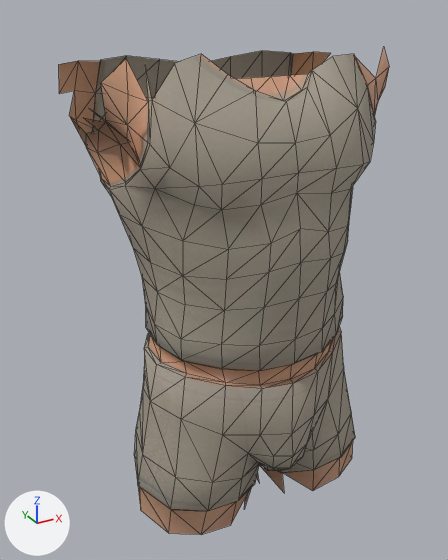
Renders of the glTF model assets/character/character_torso_naked.glb from each side of a commit.
The view is the same before and after, from a 50 mm lens placed at (-0.46, -0.776, 0.426), pointed at (-0.023, 0.018, 0.029). Every picture has the same lights, and +X, +Y and +Z are marked at lower left. The older version comes first. Mesh edges are drawn as thin lines. Vertices at exactly the same position are counted once.

The first picture shows 'tripo_node_bc81f8f9-a104-44a7-afac-f094b41faff7'.
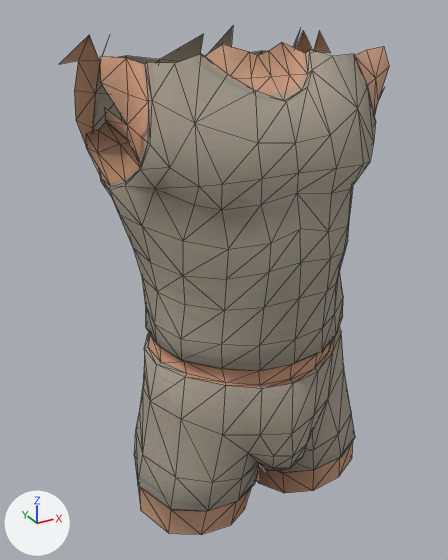
What differs and where, as boxes [x1, y1, x2, y2] in the pictures (448 x 560 px):
'tripo_node_bc81f8f9-a104-44a7-afac-f094b41faff7', reshaped: before [59, 46, 389, 535]; after [59, 26, 389, 535]
part 1 of me_meshes_0, added: after [232, 466, 312, 523]
part 2 of me_meshes_0, built on: before [59, 52, 389, 146]; after [59, 29, 383, 100]
part 3 of me_meshes_0, added (brown): after [161, 26, 233, 62]

The edits, one by one:
me_meshes_0 is used by ob_tripo_node_bc81f8f9_a104_44a7_afac_f094b41faff7; location (0.0, 0.0, 0.0).
Verts and faces of me_meshes_0; kept vertices keep their numbers, new ones are numbered from 433.
Before the commit, vertices of me_meshes_0: 0 (-0.018, 0.013, -0.357), 1 (-0.046, 0.064, -0.352), 2 (-0.035, 0.07, -0.29), 3 (-0.01, 0.018, -0.298), 17 (-0.082, -0.112, -0.343) at pixel (230, 525).
Before the commit, vertices of me_meshes_0: 18 (-0.029, -0.092, -0.297) at pixel (252, 484), 19 (-0.041, -0.085, -0.352) at pixel (244, 509), 20 (-0.008, -0.041, -0.301), 21 (-0.018, -0.04, -0.356), 218 (0.035, 0.07, -0.29).
Before the commit, vertices of me_meshes_0: 219 (0.01, 0.018, -0.298), 242 (0.029, -0.092, -0.297) at pixel (282, 472), 257 (0.008, -0.041, -0.301), 375 (0.082, -0.112, -0.343) at pixel (312, 490), 377 (0.041, -0.085, -0.352) at pixel (284, 493).
Before the commit, vertices of me_meshes_0: 378 (0.018, -0.04, -0.356) at pixel (259, 483), 384 (0.046, 0.064, -0.352), 385 (0.018, 0.013, -0.357).
Before the commit, vertices of me_meshes_0: 167 (0.062, 0.15, 0.353) at pixel (230, 56), 169 (0.0, 0.142, 0.345), 172 (-0.062, 0.15, 0.353) at pixel (159, 59).
me_meshes_0 had 433 vertices, 783 faces and spanned x -0.235..0.241, y -0.16..0.16, z -0.357..0.374.
me_meshes_0 now has 443 vertices, 806 faces and spans x -0.229..0.229, y -0.16..0.16, z -0.357..0.4.
Part 1, on me_meshes_0:
New faces: (0, 1, 2), (17, 19, 18), (19, 21, 20), (0, 3, 21), (242, 377, 375), (257, 378, 377).
New faces: (219, 385, 378), (218, 384, 385).
Part 2, on me_meshes_0:
8 vertices are removed from x -0.235..0.241, y -0.026..0.108, z 0.285..0.317.
15 faces are deleted.
16 vertices are added at x -0.216..0.188, y -0.037..0.092, z 0.365..0.397.
28 new faces join them.
Part 3, on me_meshes_0:
New vertex 434 is at (0.053, 0.126, 0.4), pixel (233, 25).
New vertex 435 is at (0.0, 0.124, 0.389), pixel (203, 33).
New faces: (167, 169, 434), (169, 172, 435).
